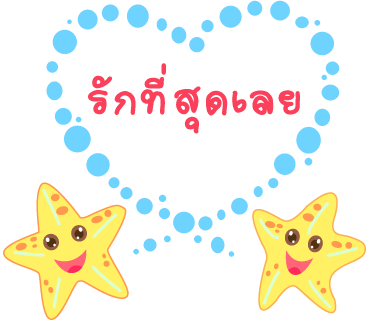
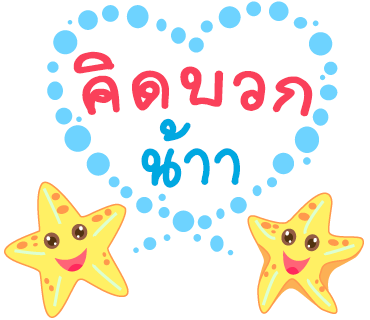
Layer changes from the first 370px x 320px image to the second:
added layer "น้าา" above "คิดบวก" over box(141, 118, 240, 188)
renamed "รักที่สุดเลย" to "คิดบวก", painted on it over box(73, 51, 313, 134)
painted on "Vector Smart Object" over box(3, 0, 366, 320)
